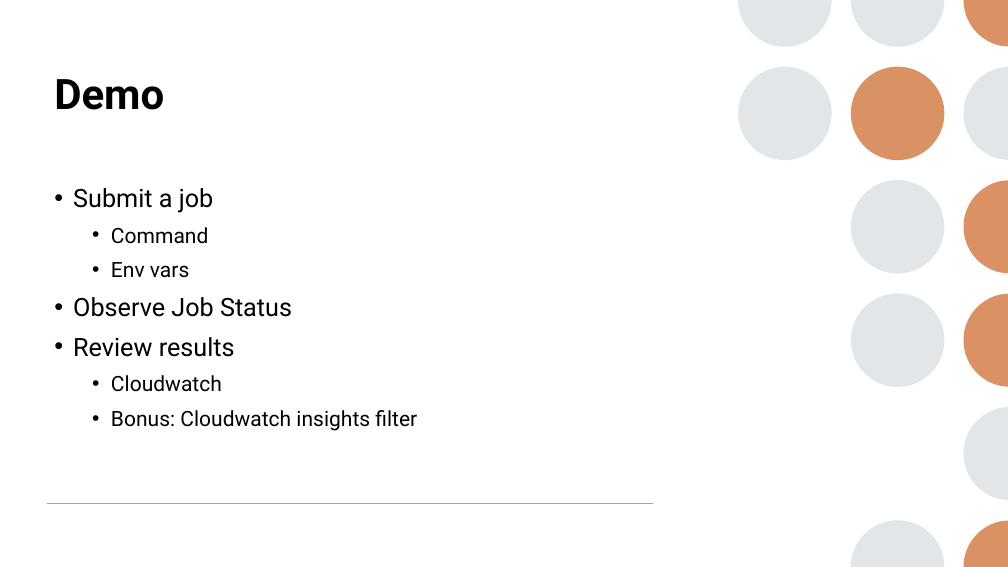
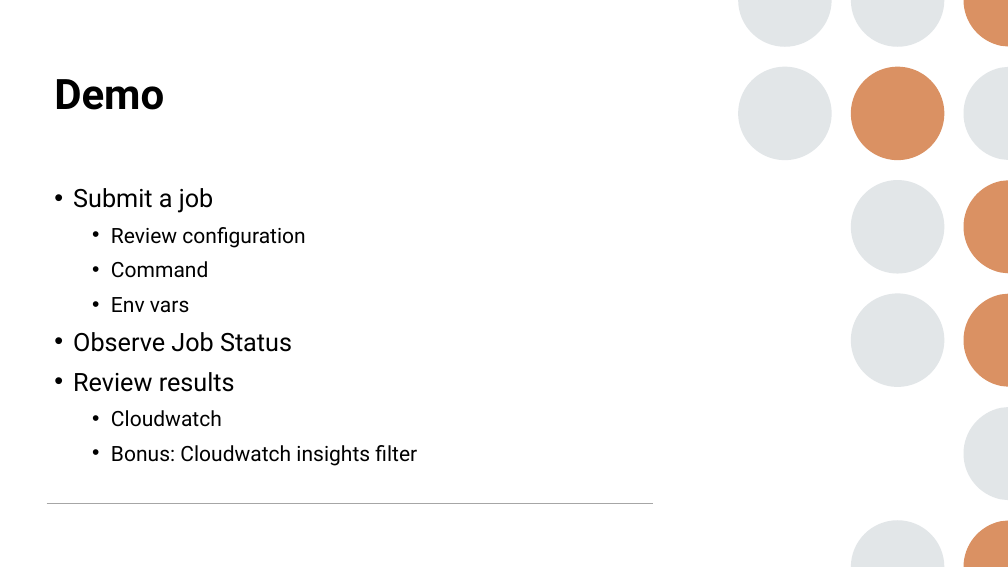
Before and after one commit to krcourville/aws-batch-python-runner, a slide deck: slide 9 of presentation/aws-batch-runner.pptx (slide 6 before the commit). Drawn at 1008x567 pixels with LibreOffice and Linux fonts; fonts in the diff are those of the drawing. Boxes give left, top, right and bottom in pixels: in the first picture for what was removed or moved away, otherwise in the second. Text is boxed around its words. In the diff, an @@ line names an element or a change of style, - is before the commit and + after.

```diff
--- a/presentation/aws-batch-runner.pptx
+++ b/presentation/aws-batch-runner.pptx
@@ text at (x1=111, y1=227, x2=305, y2=248): paragraph added @@
+  • Review configuration
```
Also in this commit, not shown: 4 other slides changed, 3 slides added.
